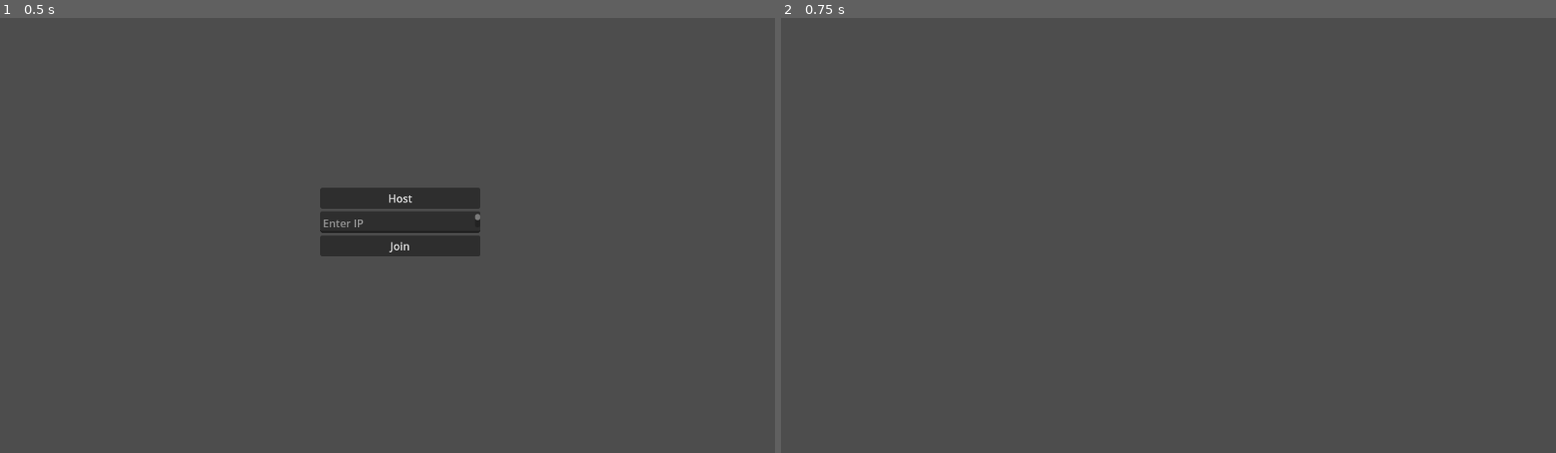
Above: before the commit, frames 1-2 (left to right).
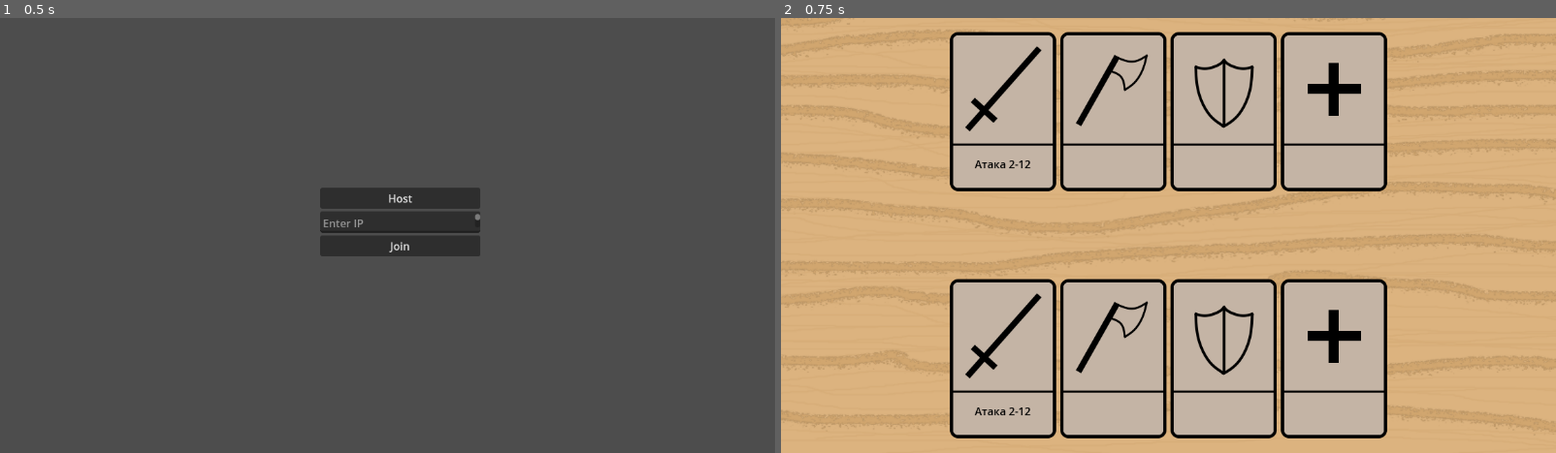
Above: after the commit, the same moments.

Repository: karaul0f/MultiplayerTest
Game: Godot game, scene res://main.tscn
Same seed, same stepped clock (60 frames per second), same inputs: the game is played once before the commit and once after it.
Inputs:
- Up to frame 1 (0.5 s): no input
- Up to frame 2 (0.75 s): click "Host" at 0.5 s

Frame 1 is identical in both runs. In frame 2, 100% of the frame differs, in the area x 0-100%, y 0-100%.

Commit message:
Created server-client connection

Diff:
--- a/main.gd
+++ b/main.gd
@@ -1,4 +1,6 @@
 extends Node
+
+@export var battle : PackedScene
 
 func _on_host_button_pressed():
 	upnp_setup()
@@ -8,8 +10,16 @@
 
 	load_game()
 
+func _on_join_button_pressed():
+	var peer = ENetMultiplayerPeer.new()
+	peer.create_client(%ConnectionIP.text, 9999)
+	multiplayer.multiplayer_peer = peer
+
+	multiplayer.connected_to_server.connect(load_game)
+
 func load_game():
 	%Menu.hide()
+	%BattleInstance.add_child(battle.instantiate())
 
 # Set up port mapping for online multiplayer functionality
 func upnp_setup():
--- a/main.tscn
+++ b/main.tscn
@@ -1,9 +1,11 @@
-[gd_scene load_steps=2 format=3 uid="uid://d5cs55h7ealh"]
+[gd_scene load_steps=3 format=3 uid="uid://d5cs55h7ealh"]
 
 [ext_resource type="Script" path="res://main.gd" id="1_3ovlj"]
+[ext_resource type="PackedScene" uid="uid://dwmuvurivcqjx" path="res://scenes/battle.tscn" id="2_j3whk"]
 
 [node name="Node2D" type="Node2D"]
 script = ExtResource("1_3ovlj")
+battle = ExtResource("2_j3whk")
 
 [node name="Menu" type="VBoxContainer" parent="."]
 unique_name_in_owner = true
@@ -24,7 +26,8 @@
 layout_mode = 2
 text = "Host"
 
-[node name="TextEdit" type="TextEdit" parent="Menu"]
+[node name="ConnectionIP" type="TextEdit" parent="Menu"]
+unique_name_in_owner = true
 custom_minimum_size = Vector2(0, 32)
 layout_mode = 2
 placeholder_text = "Enter IP"
@@ -33,4 +36,8 @@
 layout_mode = 2
 text = "Join"
 
+[node name="BattleInstance" type="Node" parent="."]
+unique_name_in_owner = true
+
 [connection signal="pressed" from="Menu/HostButton" to="." method="_on_host_button_pressed"]
+[connection signal="pressed" from="Menu/JoinButton" to="." method="_on_join_button_pressed"]
--- /dev/null
+++ b/scenes/battle.tscn
@@ -0,0 +1,121 @@
+[gd_scene load_steps=8 format=3 uid="uid://dwmuvurivcqjx"]
+
+[ext_resource type="Texture2D" uid="uid://ndodeb7pjynk" path="res://images/table_background.png" id="1_b3dxj"]
+[ext_resource type="Texture2D" uid="uid://kt7wadbjdmbu" path="res://images/blank_attack_1.png" id="2_kckqb"]
+[ext_resource type="Texture2D" uid="uid://bvptgo8dx5dr8" path="res://images/blank_attack_3.png" id="3_vdm0p"]
+[ext_resource type="Script" path="res://scenes/card.gd" id="3_xd1pe"]
+[ext_resource type="Texture2D" uid="uid://ok0rgh3bmcnh" path="res://images/blank_deffence.png" id="4_1i77w"]
+[ext_resource type="Texture2D" uid="uid://bff0lekkoxkto" path="res://images/blank_health.png" id="5_oc6g0"]
+
+[sub_resource type="LabelSettings" id="LabelSettings_o4cg1"]
+font_color = Color(0, 0, 0, 1)
+shadow_size = 0
+
+[node name="Control" type="Control"]
+layout_mode = 3
+anchors_preset = 15
+anchor_right = 1.0
+anchor_bottom = 1.0
+grow_horizontal = 2
+grow_vertical = 2
+
+[node name="TextureRect" type="TextureRect" parent="."]
+layout_mode = 1
+anchors_preset = 15
+anchor_right = 1.0
+anchor_bottom = 1.0
+grow_horizontal = 2
+grow_vertical = 2
+texture = ExtResource("1_b3dxj")
+expand_mode = 1
+
+[node name="MarginContainer" type="MarginContainer" parent="."]
+layout_mode = 1
+anchors_preset = 15
+anchor_right = 1.0
+anchor_bottom = 1.0
+grow_horizontal = 2
+grow_vertical = 2
+theme_override_constants/margin_left = 20
+theme_override_constants/margin_top = 20
+theme_override_constants/margin_right = 20
+theme_override_constants/margin_bottom = 20
+
+[node name="PlayerDeck" type="HBoxContainer" parent="MarginContainer"]
+custom_minimum_size = Vector2(160, 240)
+layout_mode = 2
+size_flags_horizontal = 4
+size_flags_vertical = 8
+
+[node name="Card" type="TextureRect" parent="MarginContainer/PlayerDeck"]
+layout_mode = 2
+texture = ExtResource("2_kckqb")
+script = ExtResource("3_xd1pe")
+
+[node name="Label" type="Label" parent="MarginContainer/PlayerDeck/Card"]
+layout_mode = 1
+anchors_preset = -1
+anchor_left = 0.5
+anchor_top = 0.869
+anchor_right = 0.5
+anchor_bottom = 0.88
+offset_left = -20.0
+offset_top = -23.0
+offset_right = 20.0
+grow_horizontal = 2
+grow_vertical = 0
+text = "Атака 2-12"
+label_settings = SubResource("LabelSettings_o4cg1")
+
+[node name="TextureRect2" type="TextureRect" parent="MarginContainer/PlayerDeck"]
+layout_mode = 2
+texture = ExtResource("3_vdm0p")
+
+[node name="TextureRect3" type="TextureRect" parent="MarginContainer/PlayerDeck"]
+layout_mode = 2
+texture = ExtResource("4_1i77w")
+
+[node name="TextureRect4" type="TextureRect" parent="MarginContainer/PlayerDeck"]
+layout_mode = 2
+texture = ExtResource("5_oc6g0")
+
+[node name="EnemyDeck" type="HBoxContainer" parent="MarginContainer"]
+custom_minimum_size = Vector2(160, 240)
+layout_mode = 2
+size_flags_horizontal = 4
+size_flags_vertical = 0
+
+[node name="TextureRect" type="TextureRect" parent="MarginContainer/EnemyDeck"]
+layout_mode = 2
+texture = ExtResource("2_kckqb")
+
+[node name="Label" type="Label" parent="MarginContainer/EnemyDeck/TextureRect"]
+layout_mode = 1
+anchors_preset = -1
+anchor_left = 0.5
+anchor_top = 0.869
+anchor_right = 0.5
+anchor_bottom = 0.88
+offset_left = -20.0
+offset_top = -23.0
+offset_right = 20.0
+grow_horizontal = 2
+grow_vertical = 0
+text = "Атака 2-12"
+label_settings = SubResource("LabelSettings_o4cg1")
+
+[node name="TextureRect2" type="TextureRect" parent="MarginContainer/EnemyDeck"]
+layout_mode = 2
+texture = ExtResource("3_vdm0p")
+
+[node name="TextureRect3" type="TextureRect" parent="MarginContainer/EnemyDeck"]
+layout_mode = 2
+texture = ExtResource("4_1i77w")
+
+[node name="TextureRect4" type="TextureRect" parent="MarginContainer/EnemyDeck"]
+layout_mode = 2
+texture = ExtResource("5_oc6g0")
+
+[connection signal="ready" from="MarginContainer/PlayerDeck" to="MarginContainer/PlayerDeck/Card" method="ready"]
+[connection signal="mouse_entered" from="MarginContainer/PlayerDeck/Card" to="MarginContainer/PlayerDeck/Card" method="_on_mouse_entered"]
+[connection signal="mouse_exited" from="MarginContainer/PlayerDeck/Card" to="MarginContainer/PlayerDeck/Card" method="_on_mouse_exited"]
--- /dev/null
+++ b/scenes/card.gd
@@ -0,0 +1,7 @@
+extends TextureRect
+
+func _on_mouse_entered():
+	pass
+
+func _on_mouse_exited():
+	pass
--- a/scenes/main.tscn
+++ /dev/null
@@ -1,3 +0,0 @@
-[gd_scene format=3 uid="uid://dwmuvurivcqjx"]
-
-[node name="Node2D" type="Node2D"]
Renamed: sprites/blank_attack_1.png -> images/blank_attack_1.png
Not shown, changed: images/blank_attack_1.png.import
Renamed: sprites/blank_attack_2.png -> images/blank_attack_2.png
Not shown, added: images/blank_attack_2.png.import
Renamed: sprites/blank_attack_3.png -> images/blank_attack_3.png
Not shown, changed: images/blank_attack_3.png.import
Renamed: sprites/blank_deffence.png -> images/blank_deffence.png
Not shown, changed: images/blank_deffence.png.import
Renamed: sprites/blank_health.png -> images/blank_health.png
Not shown, changed: images/blank_health.png.import
Binary file added: images/table_background.png
Not shown, changed: images/table_background.png.import
